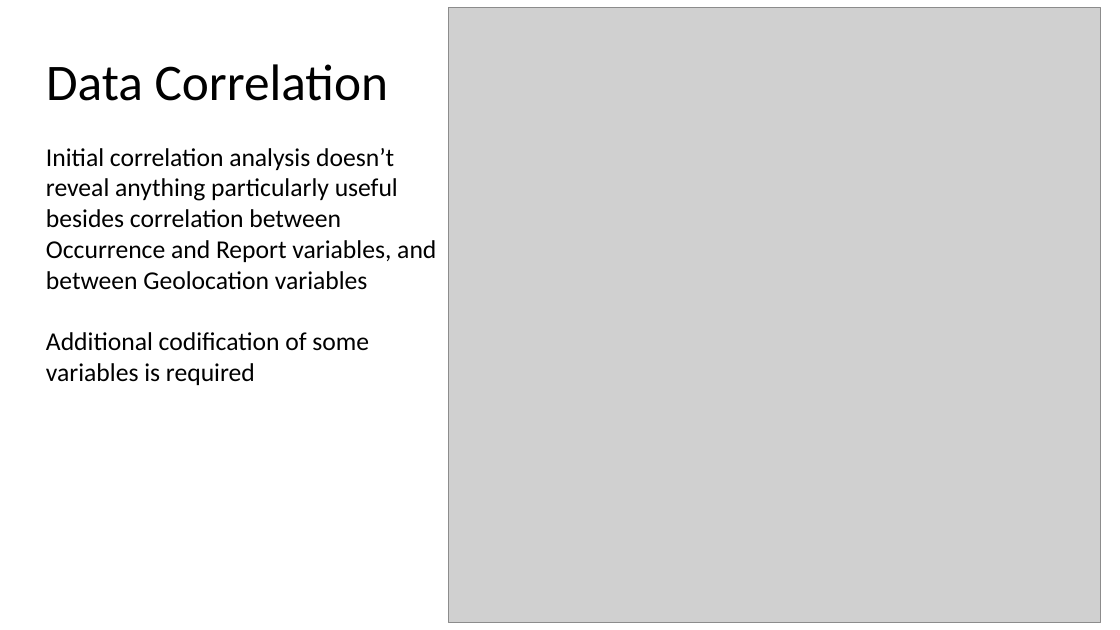
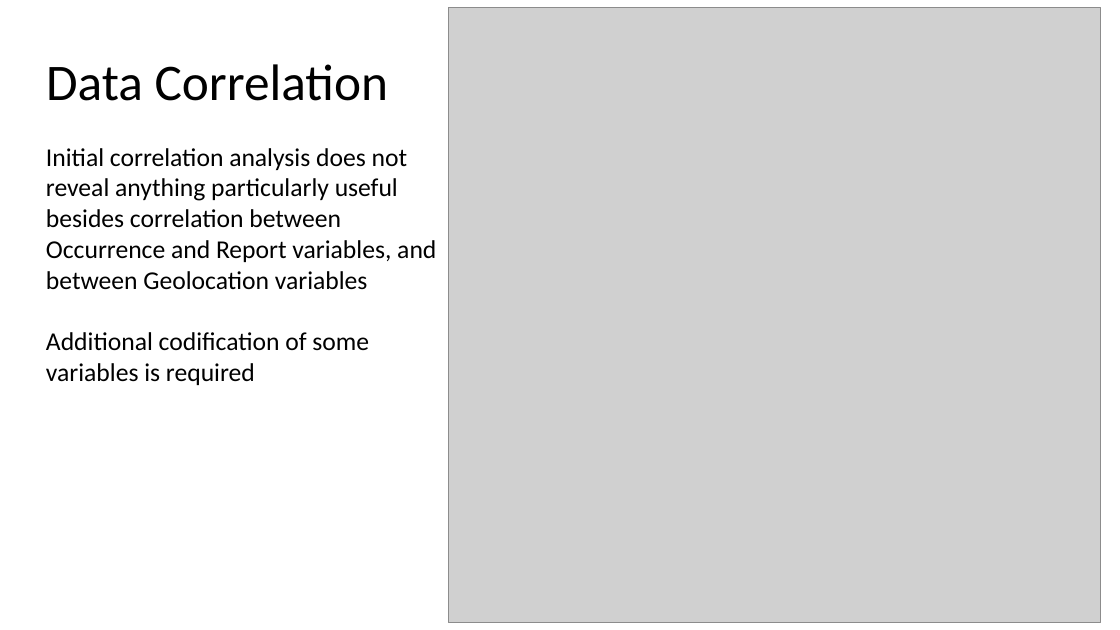
Before and after one commit to naromerol/COMP247, a slide deck: slide 27 of ProjectWork/COMP247-TEAM3-BICYCLETHEFT.pptx. Drawn at 1120x630 pixels with LibreOffice and Linux fonts; fonts in the diff are those of the drawing; grey boxes stand for pictures. Boxes give left, top, right and bottom in pixels: in the first picture for what was removed or moved away, otherwise in the second. Text is boxed around its words. In the diff, an @@ line names an element or a change of style, - is before the commit and + after.

```diff
--- a/ProjectWork/COMP247-TEAM3-BICYCLETHEFT.pptx
+++ b/ProjectWork/COMP247-TEAM3-BICYCLETHEFT.pptx
@@ text at (46,148,436,290): text changed @@
-Initial correlation analysis doesn’t reveal anything particularly useful besides correlation between Occurrence and Report variables, and between Geolocation variables
+Initial correlation analysis does not reveal anything particularly useful besides correlation between Occurrence and Report variables, and between Geolocation variables
```
Also in this commit, not shown: 5 other slides changed, 11 other files.
